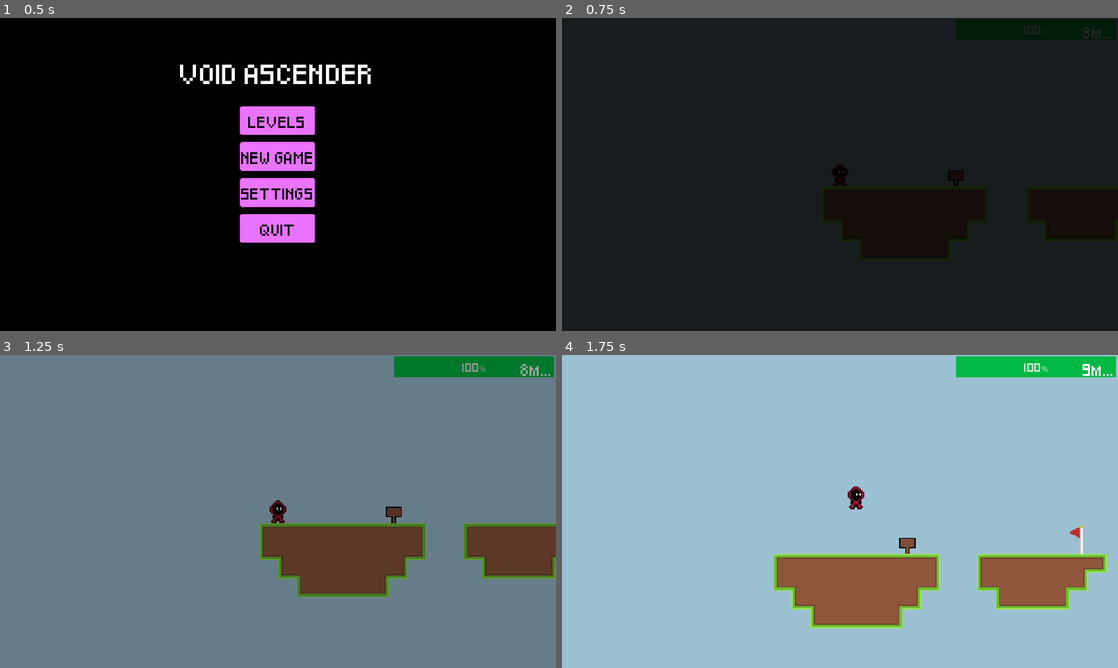
Above: before the commit, frames 1-4 (two rows, left to right).
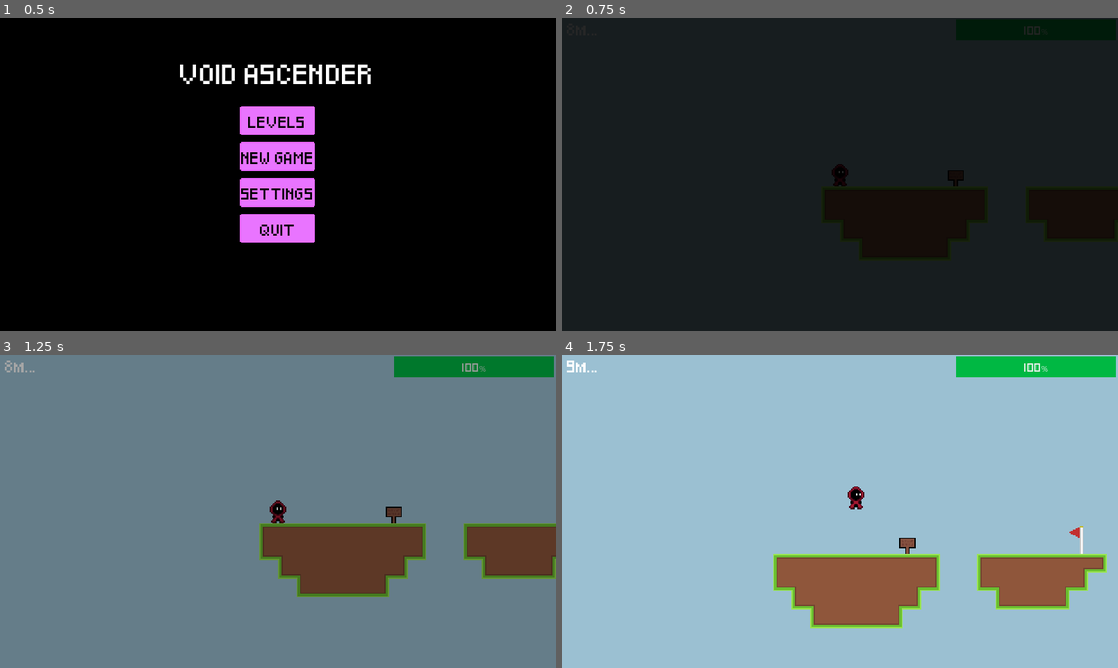
Above: after the commit, the same moments.

Repository: StormLight14/void-ascender
Game: Godot game, scene res://ui/menu/menu_ui.tscn
The game is run twice, just before and just after one commit, with the same random seed, the same clock (stepped at 60 frames per second) and the same inputs. Sound files missing from this copy of the repository are replaced by a short silence.
Inputs:
- Up to frame 1 (0.5 s): no input
- Up to frame 2 (0.75 s): click "NEW GAME" at 0.5 s
- Up to frame 3 (1.25 s): no input
- Up to frame 4 (1.75 s): hold D (right) from 1.28 s (still down); hold Shift (climb) from 1.28 s (still down); tap Space (jump) at 1.52 s

Frame 1 is identical in both runs. In frame 2, less than 0.1% of the frame differs, in the area x 93-99%, y 2-7%; in frame 3, 0.2%; in frame 4, 0.2%, in the area x 0-99%, y 1-7%.

Commit message:
move around game ui a bit

Diff:
--- a/ui/game_ui.tscn
+++ b/ui/game_ui.tscn
@@ -6,12 +6,9 @@
 script = ExtResource("1_5tcip")
 
 [node name="VoidDistance" type="Label" parent="."]
-anchors_preset = 1
-anchor_left = 1.0
-anchor_right = 1.0
-offset_left = -33.0
-offset_bottom = 40.0
-grow_horizontal = 0
+offset_left = 4.0
+offset_top = -3.0
+offset_right = 43.0
+offset_bottom = 37.0
 theme_override_font_sizes/font_size = 8
 text = "100m..."
-horizontal_alignment = 1
